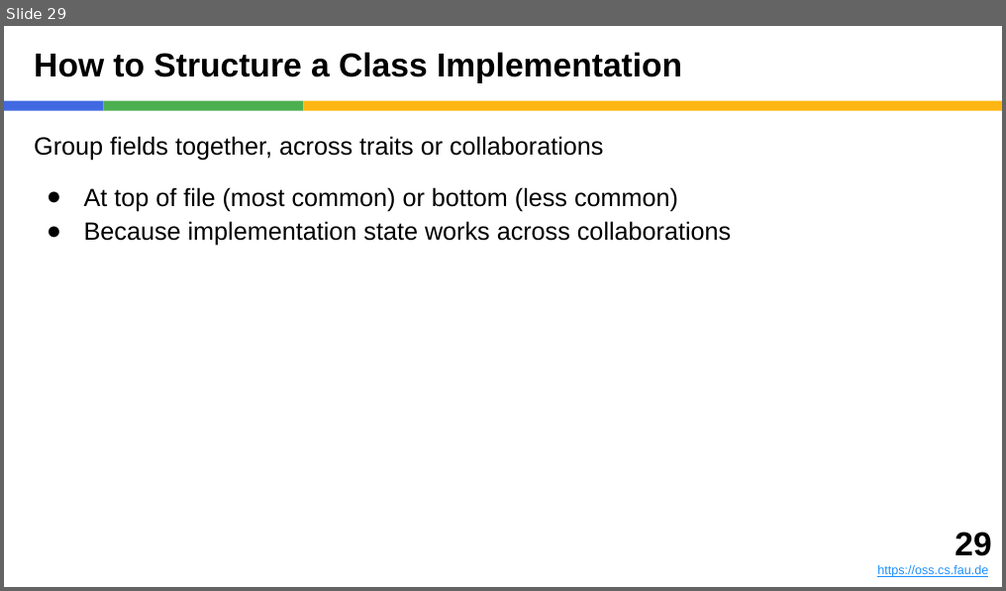
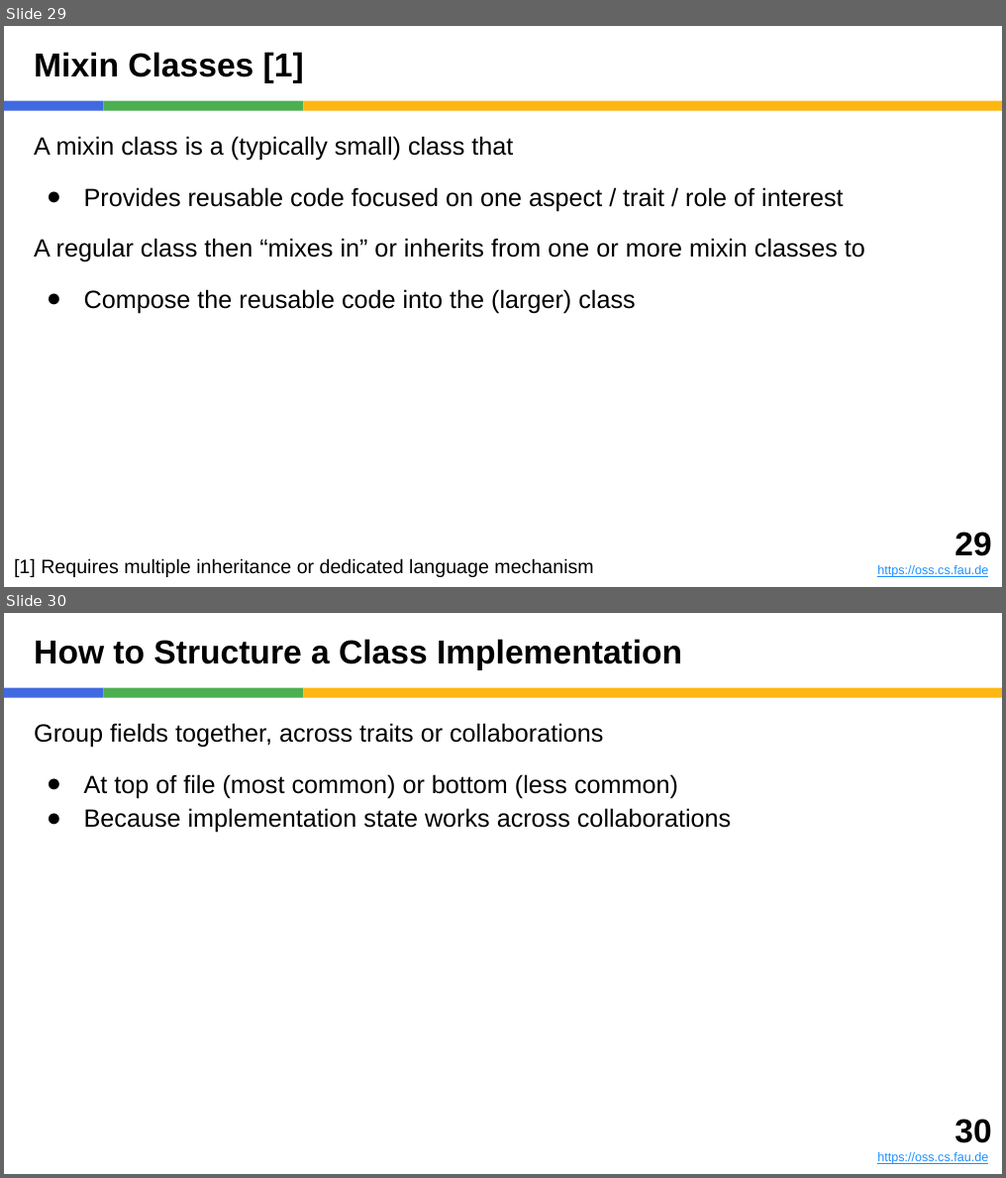
Before and after one commit to dirkriehle/adap-course, a slide deck: Lecture slides/ADAP B02 - Class and Interface Design.pptx. Shown one above the other, each under a label of ours: slide 29 before the commit, slides 29 and 30 after it. The pictures are 1006x591 and 1006x1178 pixels, drawn with LibreOffice and Linux fonts; fonts in the diff are those of the drawing. Boxes give left, top, right and bottom in pixels: in the first picture for what was removed or moved away, otherwise in the second. Text is boxed around its words. In the diff, an @@ line names an element or a change of style, - is before the commit and + after.

```diff
--- a/Lecture slides/ADAP B02 - Class and Interface Design.pptx
+++ b/Lecture slides/ADAP B02 - Class and Interface Design.pptx
@@ slide 29 added at <box>4,26,1002,587</box>, background #FFFFFF; not listed: 3 template elements that a slide beside it also shows @@
@@ title added at <box>34,52,304,83</box>, 24 pt, text #000000, bold @@
+Mixin Classes [1]
@@ text added at <box>34,136,865,313</box>, 18 pt, text #000000 @@
+A mixin class is a (typically small) class that
+● Provides reusable code focused on one aspect / trait / role of interest
+A regular class then “mixes in” or inherits from one or more mixin classes to
+● Compose the reusable code into the (larger) class
@@ text added at <box>14,559,593,577</box>, 14 pt, text #000000 @@
+[1] Requires multiple inheritance or dedicated language mechanism
@@ text added at <box>877,532,991,577</box>, 9 pt, text #1E90FF, underline @@
+29
+https://oss.cs.fau.de
@@ what was slide 29 is now slide 30 @@
@@ text at <box>954,1119,991,1144</box>: text changed @@
-29
+30
```
Also in this commit, not shown: 10 other files.
